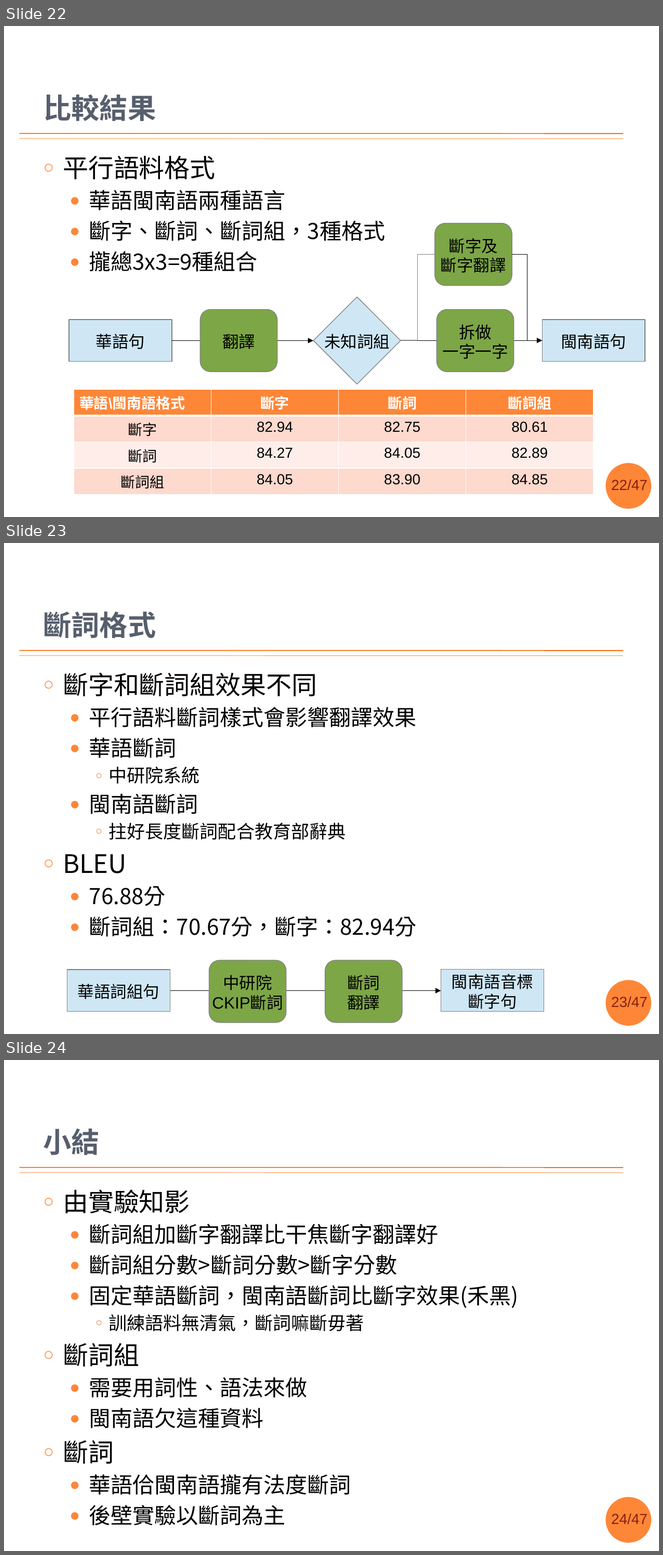
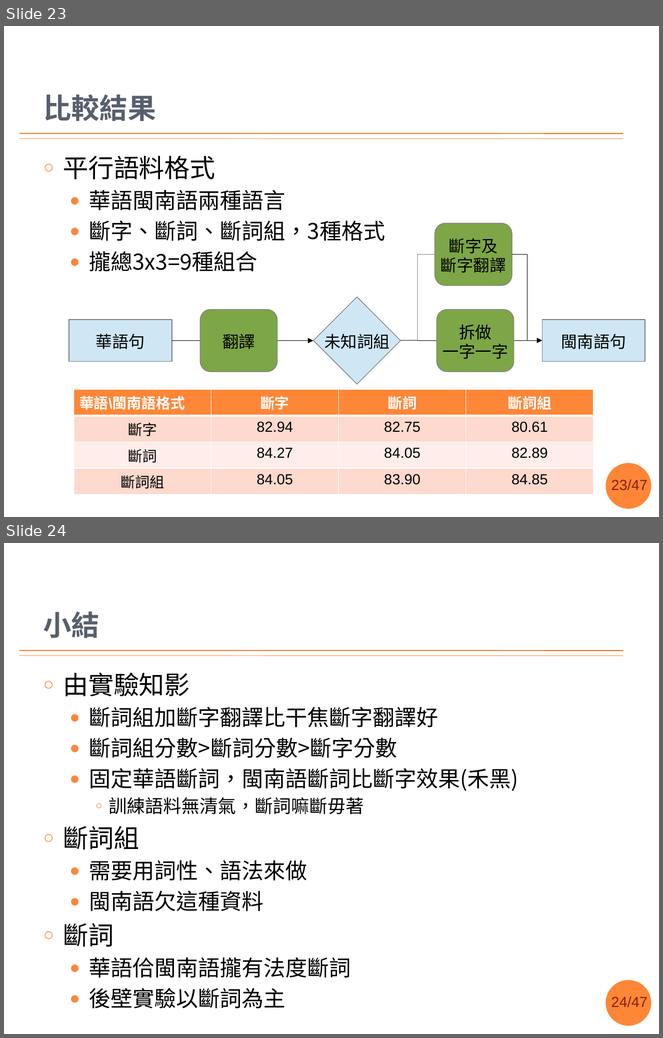
Before and after one commit to sih4sing5hong5/po3-ko3_tau5-iann2-phinn3, a slide deck: 翻譯報告.pptx. Shown one above the other, each under a label of ours: slides 22, 23 and 24 before the commit, slides 23 and 24 after it. The pictures are 663x1555 and 663x1038 pixels, drawn with LibreOffice and Linux fonts; fonts in the diff are those of the drawing; background and template pictures are left out. Boxes give left, top, right and bottom in pixels: in the first picture for what was removed or moved away, otherwise in the second. Text is boxed around its words. In the diff, an @@ line names an element or a change of style, - is before the commit and + after.

Commit message:
語料部份整理好矣 丞宏

```diff
--- a/翻譯報告.pptx
+++ b/翻譯報告.pptx
@@ slide 23 removed at (4,543,659,1034), background #FFFFFF; not listed: 4 template elements that a slide beside it also shows @@
@@ title removed at (43,612,156,638) @@
-斷詞格式
@@ text removed at (63,672,417,937) @@
-○ 斷字和斷詞組效果不同
-  ● 平行語料斷詞樣式會影響翻譯效果
-  ● 華語斷詞
-    ○ 中研院系統
-  ● 閩南語斷詞
-    ○ 拄好長度斷詞配合教育部辭典
-○ BLEU
-  ● 76.88分
-  ● 斷詞組：70.67分，斷字：82.94分
@@ group removed at (67,961,544,1022): 2 rectangles, 2 rounded rectangles, 1 arrow @@
-華語詞組句
-閩南語音標
-斷字句
-斷詞
-翻譯
-中研院
-CKIP斷詞
@@ what was slide 22 is now slide 23 @@
@@ page number at (611,480,648,490): text changed @@
-22/47
+23/47
```
Also in this commit, not shown: 9 slides changed, 2 slides added, 1 other slide removed.
